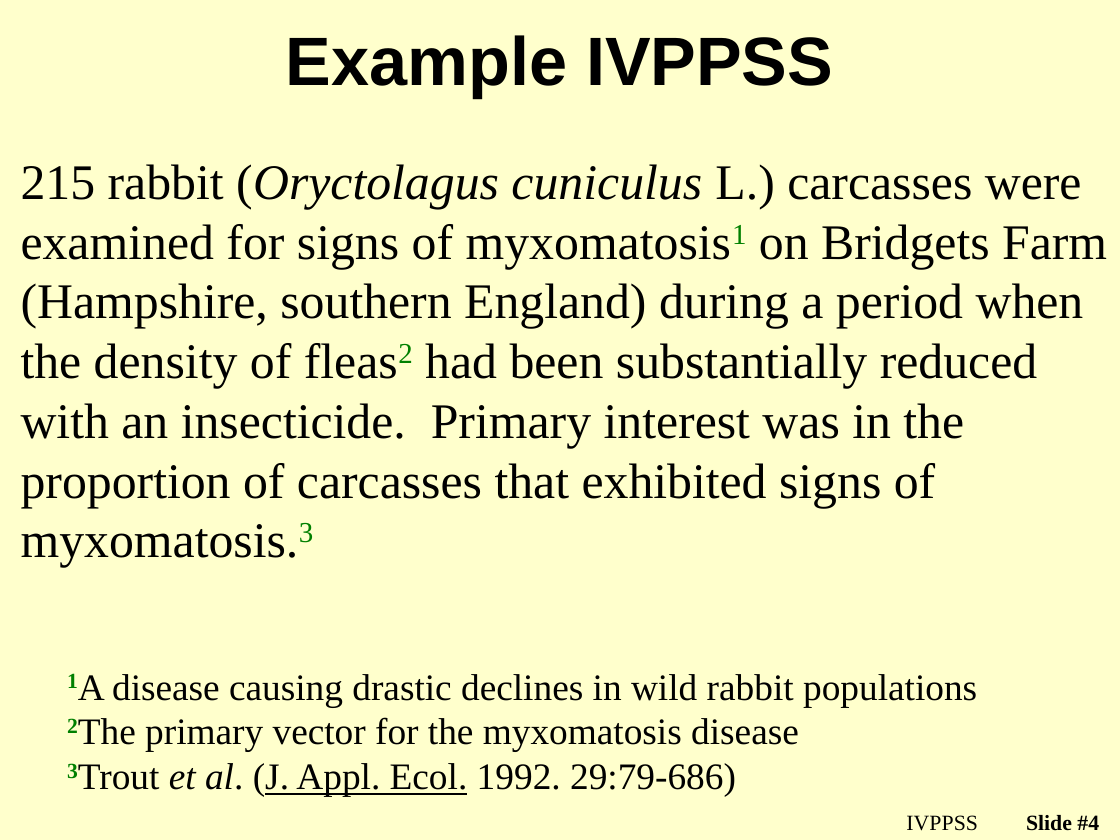
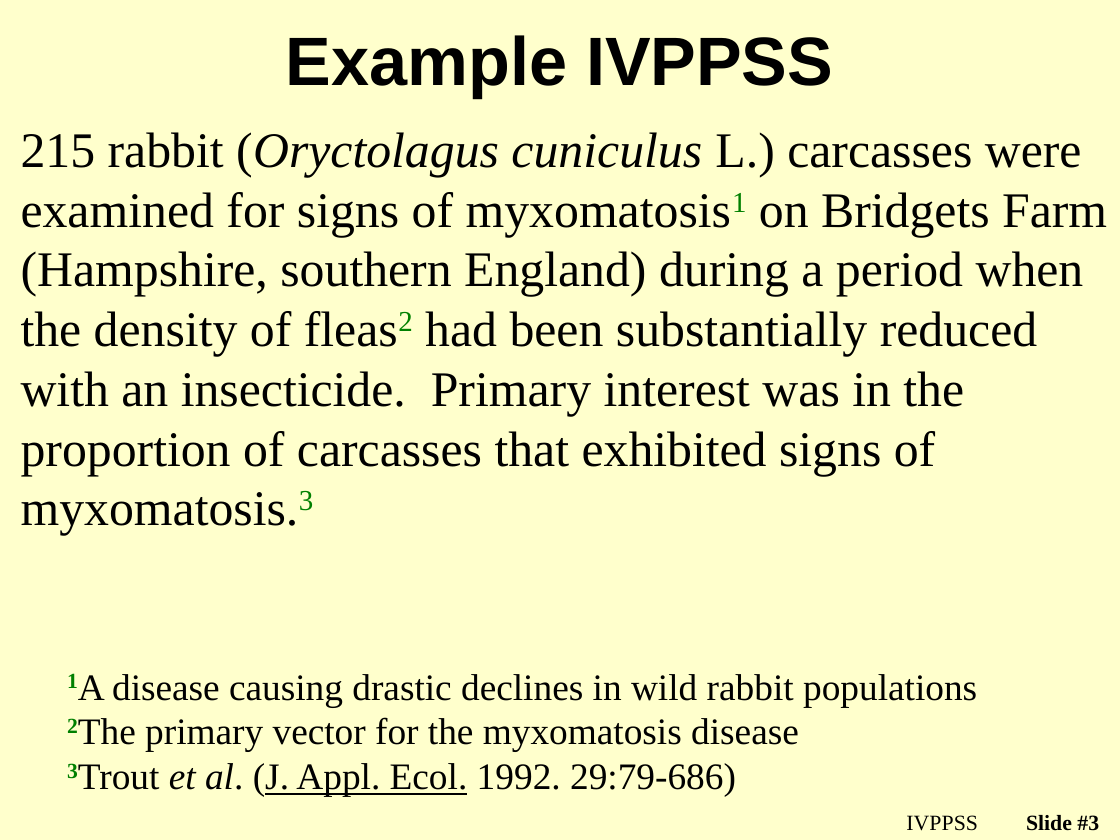
Before and after one commit to droglenc/NCMTH107, a slide deck: slide 3 of lecture/Slides/01_Foundations_II.pptx (slide 4 before the commit). Drawn at 1120x840 pixels with LibreOffice and Linux fonts; fonts in the diff are those of the drawing; background and template pictures are left out. Boxes give left, top, right and bottom in pixels: in the first picture for what was removed or moved away, otherwise in the second. Text is boxed around its words. In the diff, an @@ line names an element or a change of style, - is before the commit and + after.

```diff
--- a/lecture/Slides/01_Foundations_II.pptx
+++ b/lecture/Slides/01_Foundations_II.pptx
@@ subtitle "215 rabbit (Oryctolagus cuniculus L.) ..." moved from (x1=21, y1=164, x2=1107, y2=567) to (x1=21, y1=132, x2=1107, y2=536) @@
@@ page number at (x1=1026, y1=815, x2=1099, y2=831): text changed @@
-Slide #4
+Slide #3
```
Also in this commit, not shown: 3 other slides changed, 6 slides added, 2 slides removed, 3 other files.
